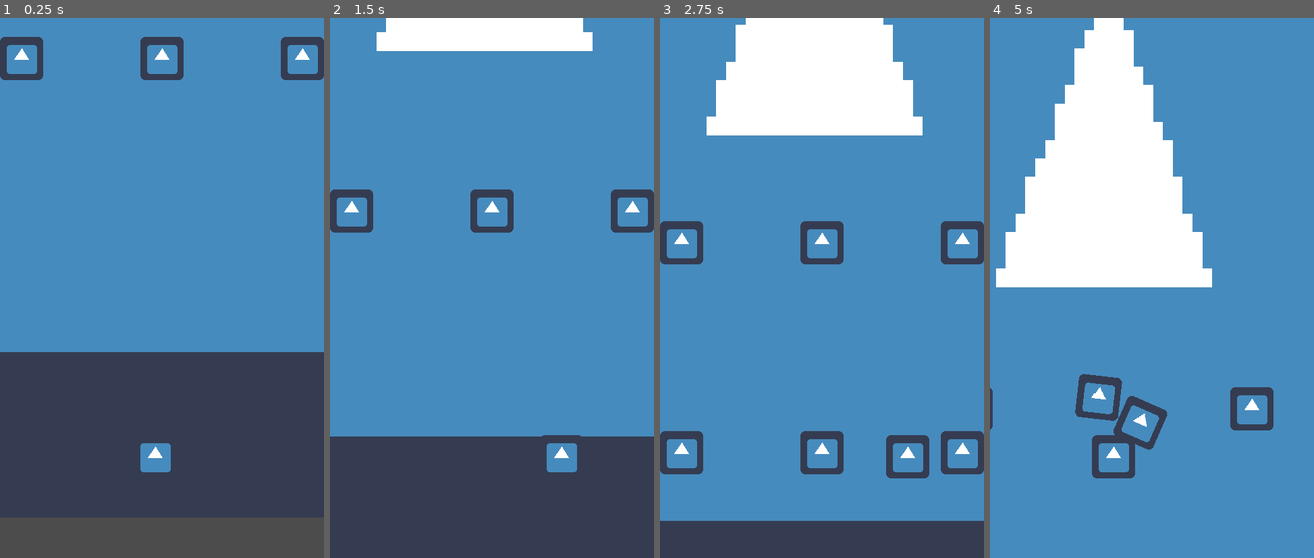
Above: before the commit, frames 1-4 (left to right).
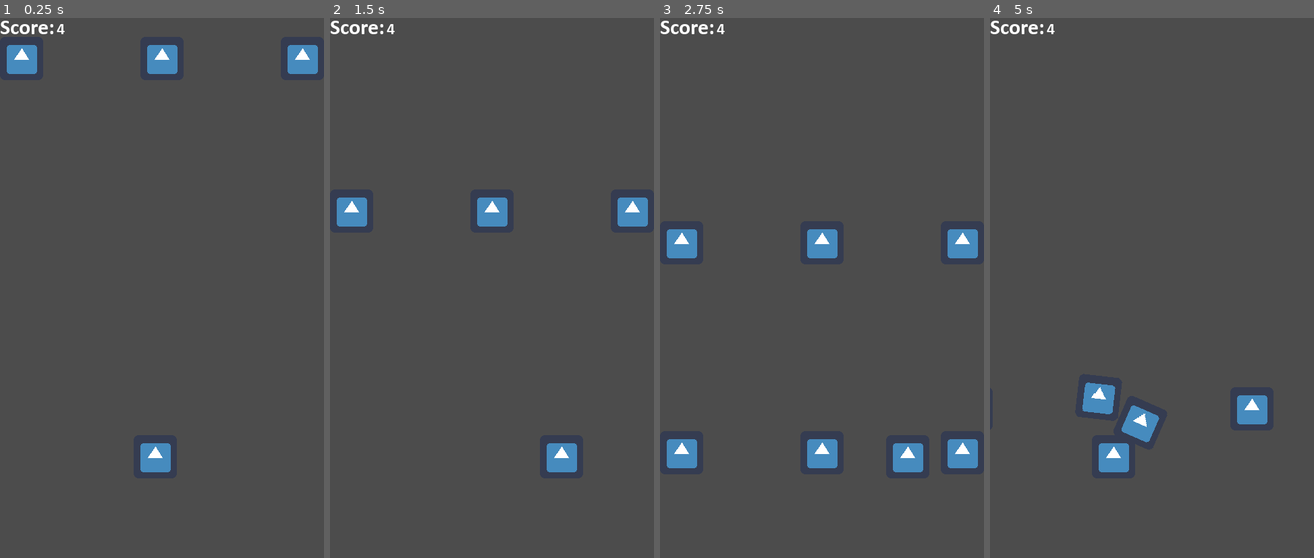
Above: after the commit, the same moments.

Repository: jorgebaptista/jam-heatfrost
Game: Godot game, scene res://Scenes/World.tscn
Same seed, same stepped clock (60 frames per second), same inputs: the game is played once before the commit and once after it. The engine's default icon, where the game draws it, is replaced by a stand-in: a white triangle on a blue panel in a dark square.
Inputs:
- Up to frame 1 (0.25 s): no input
- Up to frame 2 (1.5 s): hold Right (ui_right) 0.53-1.28 s; hold Left (ui_left) from 1.28 s (still down)
- Up to frame 3 (2.75 s): release Left (ui_left) at 2.03 s; hold Right (ui_right) from 2.03 s (still down)
- Up to frame 4 (5 s): release Right (ui_right) at 3.53 s; hold Left (ui_left) from 3.53 s (still down)

The runs differ from the first frame. In frame 1, 59% of the frame differs, in the area x 0-100%, y 0-62%; in frame 2, 74%; in frame 3, 86%; in frame 4, 96%, in the area x 0-100%, y 0-100%.

Commit message:
Added a score system which doesn't work as intended yet.

Diff:
--- /dev/null
+++ b/HeatFrost/Scenes/HUD.tscn
@@ -0,0 +1,75 @@
+[gd_scene load_steps=5 format=2]
+
+[ext_resource path="res://Fonts/calibri.ttf" type="DynamicFontData" id=1]
+[ext_resource path="res://Scripts/Score.gd" type="Script" id=2]
+
+[sub_resource type="DynamicFont" id=1]
+
+size = 32
+use_mipmaps = false
+use_filter = false
+font_data = ExtResource( 1 )
+_sections_unfolded = [ "Settings" ]
+
+[sub_resource type="DynamicFont" id=2]
+
+size = 24
+use_mipmaps = false
+use_filter = false
+font_data = ExtResource( 1 )
+
+[node name="HUD" type="CanvasLayer" index="0"]
+
+layer = 1
+offset = Vector2( 0, 0 )
+rotation = 0.0
+scale = Vector2( 1, 1 )
+transform = Transform2D( 1, 0, 0, 1, 0, 0 )
+
+[node name="Score" type="Label" parent="." index="0"]
+
+anchor_left = 0.0
+anchor_top = 0.0
+anchor_right = 0.0
+anchor_bottom = 0.0
+margin_right = 164.0
+margin_bottom = 64.0
+rect_pivot_offset = Vector2( 0, 0 )
+rect_clip_content = false
+mouse_filter = 2
+mouse_default_cursor_shape = 0
+size_flags_horizontal = 1
+size_flags_vertical = 4
+custom_fonts/font = SubResource( 1 )
+custom_colors/font_color = Color( 1, 1, 1, 1 )
+text = "Score:"
+percent_visible = 1.0
+lines_skipped = 0
+max_lines_visible = -1
+script = ExtResource( 2 )
+_sections_unfolded = [ "Rect", "custom_colors", "custom_fonts" ]
+padding_length = 4
+
+[node name="Value" type="Label" parent="Score" index="0"]
+
+anchor_left = 0.0
+anchor_top = 0.0
+anchor_right = 0.0
+anchor_bottom = 0.0
+margin_left = 84.0
+margin_top = 6.0
+margin_right = 148.0
+margin_bottom = 38.0
+rect_pivot_offset = Vector2( 0, 0 )
+rect_clip_content = false
+mouse_filter = 2
+mouse_default_cursor_shape = 0
+size_flags_horizontal = 1
+size_flags_vertical = 4
+custom_fonts/font = SubResource( 2 )
+custom_colors/font_color = Color( 1, 1, 1, 1 )
+text = "0000"
+percent_visible = 1.0
+lines_skipped = 0
+max_lines_visible = -1
+_sections_unfolded = [ "Rect", "custom_fonts" ]
--- a/HeatFrost/Scenes/World.tscn
+++ b/HeatFrost/Scenes/World.tscn
@@ -1,9 +1,10 @@
-[gd_scene load_steps=6 format=2]
+[gd_scene load_steps=7 format=2]
 
-[ext_resource path="res://Sprites/icon.png" type="Texture" id=1]
-[ext_resource path="res://Scenes/Obstacle.tscn" type="PackedScene" id=2]
-[ext_resource path="res://Scripts/Player.gd" type="Script" id=3]
-[ext_resource path="res://Scripts/Spawner.gd" type="Script" id=4]
+[ext_resource path="res://Scenes/HUD.tscn" type="PackedScene" id=1]
+[ext_resource path="res://Sprites/icon.png" type="Texture" id=2]
+[ext_resource path="res://Scenes/Obstacle.tscn" type="PackedScene" id=3]
+[ext_resource path="res://Scripts/Player.gd" type="Script" id=4]
+[ext_resource path="res://Scripts/Spawner.gd" type="Script" id=5]
 
 [sub_resource type="CircleShape2D" id=1]
 
@@ -12,22 +13,26 @@
 
 [node name="World" type="Node" index="0"]
 
-[node name="Background_Test" type="Sprite" parent="." index="0"]
+[node name="HUD" parent="." index="0" instance=ExtResource( 1 )]
 
+[node name="Background_Test" type="Sprite" parent="." index="1"]
+
+visible = false
 position = Vector2( 228.939, -155.771 )
 scale = Vector2( 14.5625, 27.2031 )
-texture = ExtResource( 1 )
+texture = ExtResource( 2 )
 
-[node name="Obstacle" parent="." index="1" instance=ExtResource( 2 )]
+[node name="Obstacle" parent="." index="2" instance=ExtResource( 3 )]
 
-[node name="Player" type="KinematicBody2D" parent="." index="2"]
+[node name="Player" type="KinematicBody2D" parent="." index="3"]
 
+editor/display_folded = true
 position = Vector2( 230, 650 )
 input_pickable = false
 collision_layer = 1
 collision_mask = 1
 collision/safe_margin = 0.08
-script = ExtResource( 3 )
+script = ExtResource( 4 )
 __meta__ = {
 "_edit_group_": true
 }
@@ -72,10 +77,10 @@
 editor_draw_drag_margin = true
 _sections_unfolded = [ "Drag Margin", "Editor", "Limit" ]
 
-[node name="Spawner" type="Timer" parent="." index="3"]
+[node name="Spawner" type="Timer" parent="." index="4"]
 
 process_mode = 1
 wait_time = 2.0
 one_shot = false
 autostart = true
-script = ExtResource( 4 )
+script = ExtResource( 5 )
--- /dev/null
+++ b/HeatFrost/Scripts/Score.gd
@@ -0,0 +1,16 @@
+tool extends Label
+
+export (int) var padding_length = 4
+
+var value = 0
+
+func _fixed_update():
+	while value >= 0:
+		value += 1
+
+
+func _ready():
+    update()
+
+func update():
+    $Value.text = ("%0*d" % [value, padding_length])
Binary file added: HeatFrost/Fonts/calibri.ttf
Not shown: 1 places in HeatFrost/Scenes/World.tscn that only renumber resources
